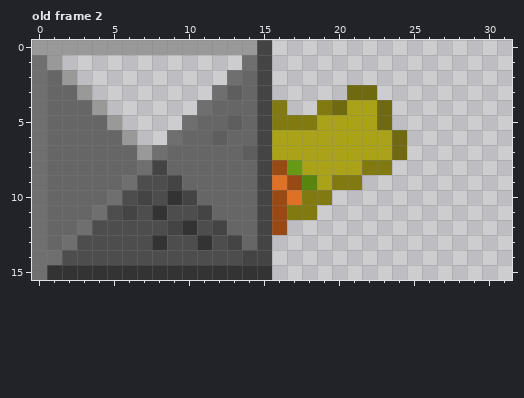
File history of a pixel-art file, Aesprites/milestone.aseprite. This is how it looked before the edit.
32x16 pixels, 10 frames. Shown: old frame 2. The commit also changed other frames, which this record leaves out.
And afterwards:
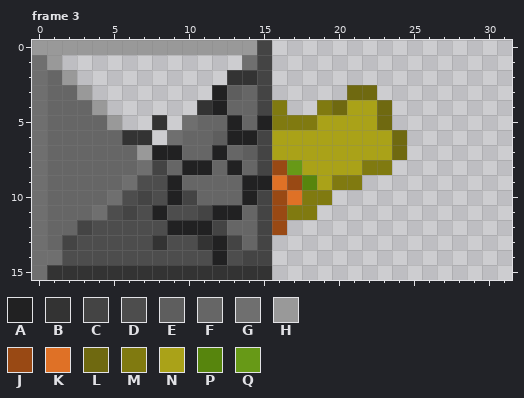
Palette (. is transparent): A #212122  B #333333  C #444444  D #4d4d4d  E #5e5e5e  F #666666  G #6f6f6f  H #999999  J #994914  K #df7126  L #6f6910  M #807a10  N #aaa218  P #57850d  Q #679917
A new or re-ordered frame is compared with the old frame closest to it.
From old to new:
frames re-ordered
Frame 3 against old frame 2:
y 2: x 13..14 GF -> BB
y 3: x 12 G -> A
y 4: x 11..12 GF -> BA
y 5: x 8 . -> B; x 13 E -> A; x 15 C -> A
y 6: x 6..7 H. -> BB; x 13..14 FF -> AA
y 7: x 8..9 GF -> AA; x 12 F -> A
y 8: x 10..11 FF -> AA; x 13 F -> A
y 9: x 9 C -> A; x 14..15 FC -> AA
y 10: x 9 B -> A; x 14 F -> A
y 11: x 8 B -> A; x 12..13 FF -> AA
y 12: x 3 G -> C; x 9..11 CBD -> AAA
y 13: x 2 G -> C; x 12 D -> A
y 14: x 12 D -> A
Pixel boxes of the changes (left, top, right, bottom) in both pictures:
changed: (62, 70, 272, 265)
